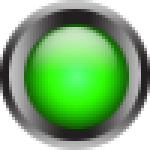
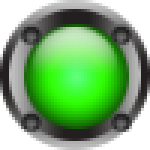
Before/after of a 150x150 layered artwork. What changed in the layer stack:
added layer "Layer 4" above "Layer 3" over (x1=18, y1=24, x2=132, y2=132)
